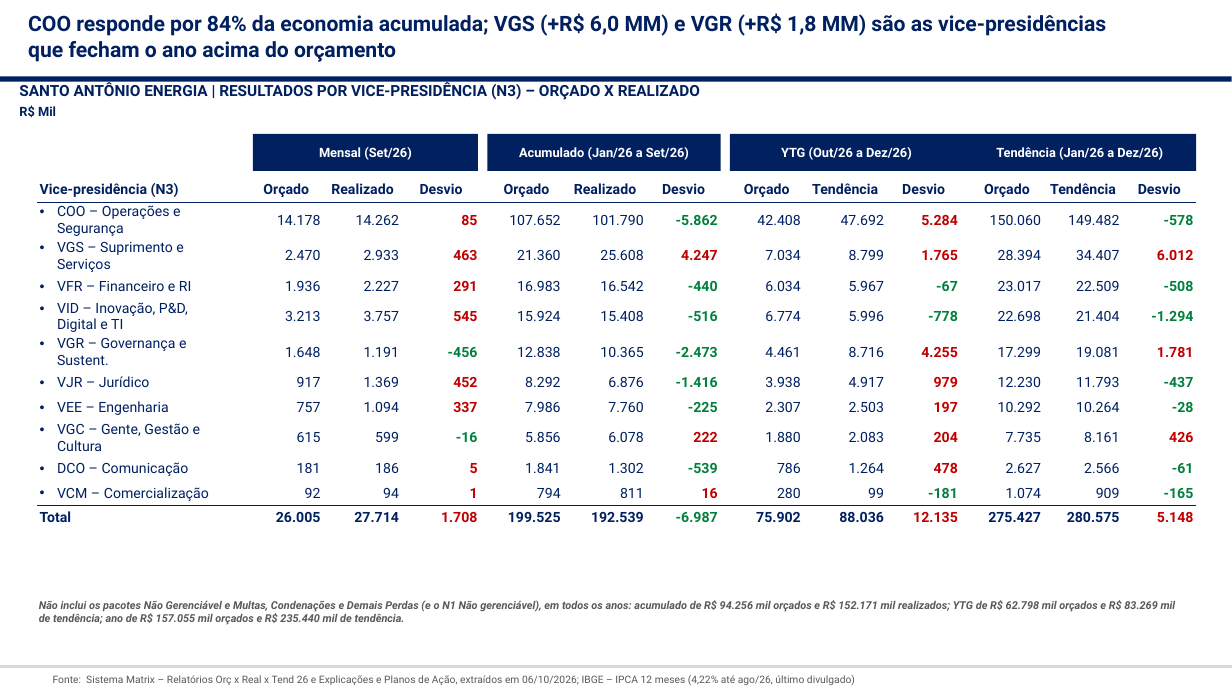
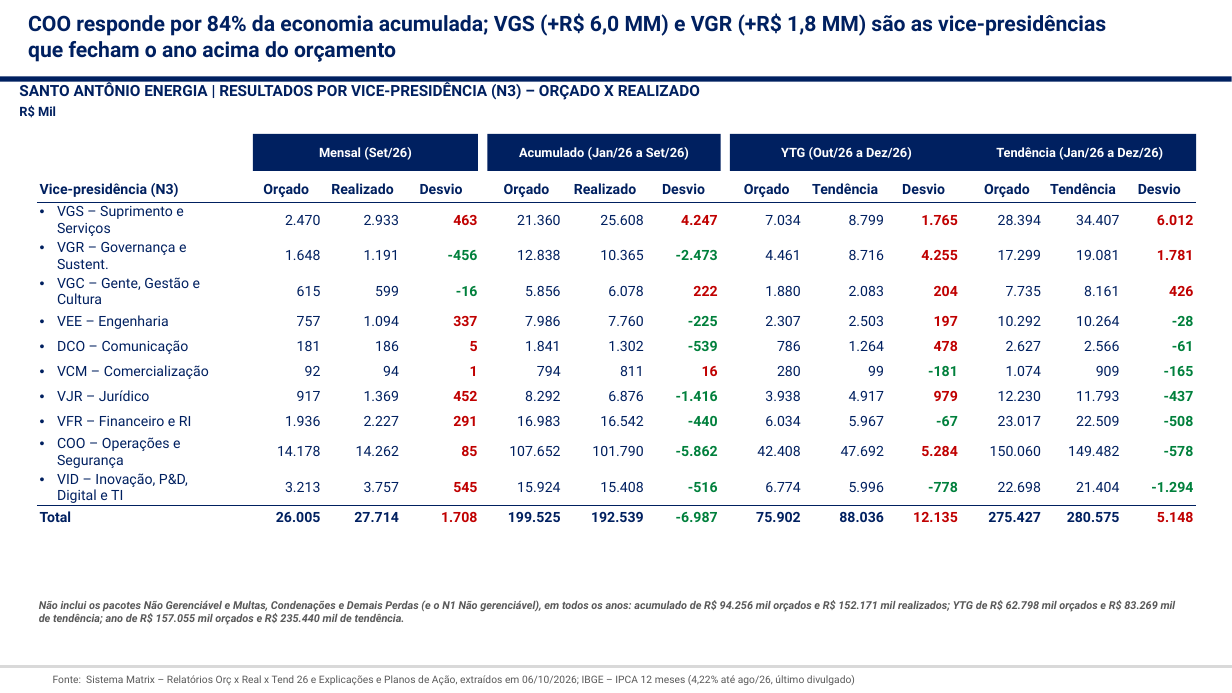
Before and after one commit to brunofghaas/claude, a slide deck: slide 2 of 20261006 - Santo Antônio Energia - Resultados OM set26.pptx. Drawn at 1232x693 pixels with LibreOffice and Linux fonts; fonts in the diff are those of the drawing; background and template pictures are left out. Boxes give left, top, right and bottom in pixels: in the first picture for what was removed or moved away, otherwise in the second. Text is boxed around its words. In the diff, an @@ line names an element or a change of style, - is before the commit and + after.

```diff
--- a/20261006 - Santo Antônio Energia - Resultados OM set26.pptx
+++ b/20261006 - Santo Antônio Energia - Resultados OM set26.pptx
@@ table at box(37, 177, 1196, 601) @@
-row 2: COO – Operações e Segurança |  | 14.178 | 14.262 | 85 |  | 107.652 | 101.790 | -5.862 |  | 42.408 | 47.692 | 5.284 |  | 150.060 | 149.482 | -578
-row 4: VFR – Financeiro e RI |  | 1.936 | 2.227 | 291 |  | 16.983 | 16.542 | -440 |  | 6.034 | 5.967 | -67 |  | 23.017 | 22.509 | -508
-row 5: VID – Inovação, P&D, Digital e TI |  | 3.213 | 3.757 | 545 |  | 15.924 | 15.408 | -516 |  | 6.774 | 5.996 | -778 |  | 22.698 | 21.404 | -1.294
-row 7: VJR – Jurídico |  | 917 | 1.369 | 452 |  | 8.292 | 6.876 | -1.416 |  | 3.938 | 4.917 | 979 |  | 12.230 | 11.793 | -437
+row 4: VGC – Gente, Gestão e Cultura |  | 615 | 599 | -16 |  | 5.856 | 6.078 | 222 |  | 1.880 | 2.083 | 204 |  | 7.735 | 8.161 | 426
-row 9: VGC – Gente, Gestão e Cultura |  | 615 | 599 | -16 |  | 5.856 | 6.078 | 222 |  | 1.880 | 2.083 | 204 |  | 7.735 | 8.161 | 426
+row 8: VJR – Jurídico |  | 917 | 1.369 | 452 |  | 8.292 | 6.876 | -1.416 |  | 3.938 | 4.917 | 979 |  | 12.230 | 11.793 | -437
+row 9: VFR – Financeiro e RI |  | 1.936 | 2.227 | 291 |  | 16.983 | 16.542 | -440 |  | 6.034 | 5.967 | -67 |  | 23.017 | 22.509 | -508
+row 10: COO – Operações e Segurança |  | 14.178 | 14.262 | 85 |  | 107.652 | 101.790 | -5.862 |  | 42.408 | 47.692 | 5.284 |  | 150.060 | 149.482 | -578
+row 11: VID – Inovação, P&D, Digital e TI |  | 3.213 | 3.757 | 545 |  | 15.924 | 15.408 | -516 |  | 6.774 | 5.996 | -778 |  | 22.698 | 21.404 | -1.294
```
Also in this commit, not shown: 1 other slide changed, 1 other file.
